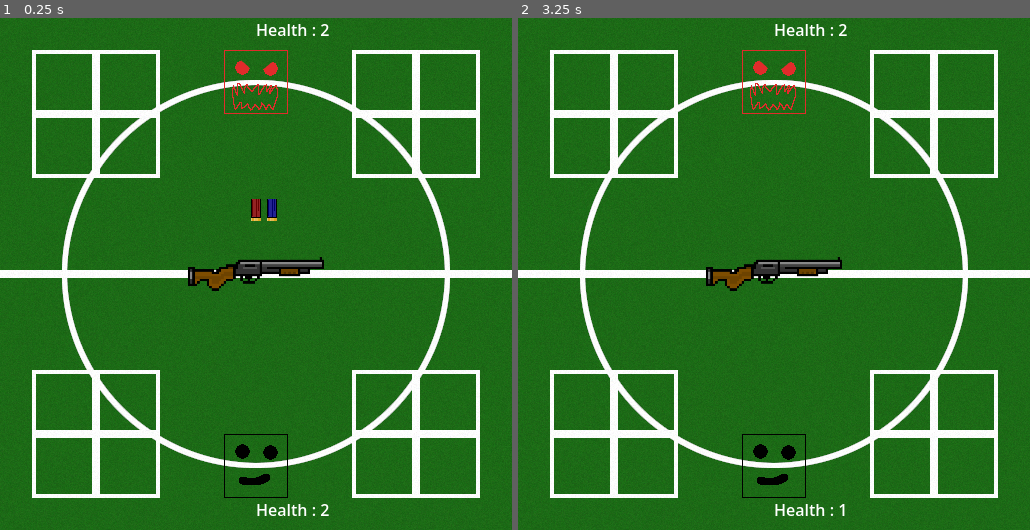
Above: before the commit, frames 1-2 (left to right).
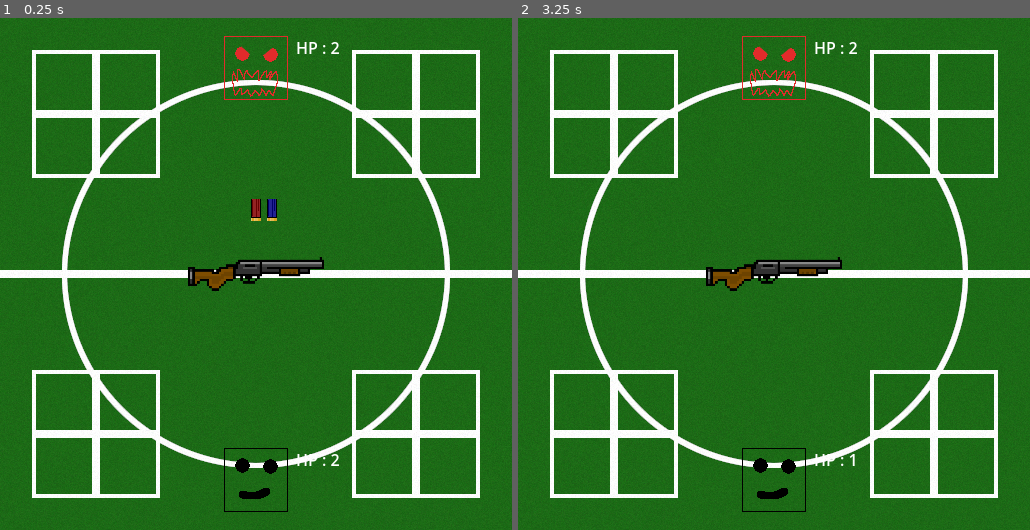
Above: after the commit, the same moments.

Repository: Silvester56/buckshotmiami
Game: Godot game, scene res://scenes/game.tscn
Two runs of this game, one before a commit and one after it. Both use one fixed random seed, a clock stepped at 60 frames per second and the inputs below. This scene is started directly instead of the project's main scene.
Inputs (mouse positions are in pixels of both pictures, inside the frame that each line leads up to):
- Up to frame 1 (0.25 s): no input
- Up to frame 2 (3.25 s): tap Enter at 0.5, 2 s; move the mouse to (774, 79) at 0.52 s; click (774, 79) at 0.67 s; tap Space at 1.25, 2.75 s; move the mouse to (774, 468) at 1.27 s; click (774, 468) at 1.42 s; move the mouse to (825, 161) at 2.02 s; click (825, 161) at 2.17 s; move the mouse to (748, 376) at 2.77 s; click (748, 376) at 2.92 s

The runs differ from the first frame. In frame 1, 1.4% of the frame differs, in the area x 43-67%, y 1-98%; in frame 2, 1.4%.

Commit message:
Factorize player and dealer code with character scene

Diff:
--- /dev/null
+++ b/scenes/character.tscn
@@ -0,0 +1,25 @@
+[gd_scene format=3 uid="uid://djnx21025aqvh"]
+
+[ext_resource type="Texture2D" uid="uid://c6rqfn13lc87v" path="res://assets/characters.png" id="1_agfs1"]
+[ext_resource type="Script" uid="uid://6qa7cywby3kd" path="res://scripts/character.gd" id="2_rkhd4"]
+
+[sub_resource type="RectangleShape2D" id="RectangleShape2D_lrhn5"]
+size = Vector2(64, 64)
+
+[node name="Character" type="Sprite2D" unique_id=1163569552]
+texture = ExtResource("1_agfs1")
+hframes = 2
+vframes = 2
+script = ExtResource("2_rkhd4")
+
+[node name="CharacterArea" type="Area2D" parent="." unique_id=1239910085]
+
+[node name="CharacterCollision" type="CollisionShape2D" parent="CharacterArea" unique_id=2036352067]
+shape = SubResource("RectangleShape2D_lrhn5")
+
+[node name="Health" type="Label" parent="." unique_id=848445676]
+offset_left = 40.0
+offset_top = -32.0
+offset_right = 168.0
+
+[connection signal="input_event" from="CharacterArea" to="." method="_on_character_area_input_event"]
--- a/scenes/game.tscn
+++ b/scenes/game.tscn
@@ -3,44 +3,19 @@
 [ext_resource type="Script" uid="uid://c32ape7e3mj7m" path="res://scripts/game.gd" id="1_uwrxv"]
 [ext_resource type="Texture2D" uid="uid://o165bq440eek" path="res://assets/board.png" id="2_lbhrr"]
 [ext_resource type="PackedScene" uid="uid://hf54ee6dkta3" path="res://scenes/shell.tscn" id="2_p57ef"]
-[ext_resource type="Texture2D" uid="uid://c6rqfn13lc87v" path="res://assets/characters.png" id="2_yqjtg"]
 [ext_resource type="Theme" uid="uid://btfuk8lvwal51" path="res://themes/menu.tres" id="3_lnu2h"]
+[ext_resource type="PackedScene" uid="uid://djnx21025aqvh" path="res://scenes/character.tscn" id="3_u5sy4"]
 [ext_resource type="Texture2D" uid="uid://bv7lhnjthidhe" path="res://assets/shotgun.png" id="4_iywne"]
-
-[sub_resource type="RectangleShape2D" id="RectangleShape2D_kmbhq"]
-size = Vector2(64, 64)
 
 [node name="Game" type="Node2D" unique_id=1685807169]
 script = ExtResource("1_uwrxv")
 Shell = ExtResource("2_p57ef")
+Character = ExtResource("3_u5sy4")
 
-[node name="TextureRect" type="TextureRect" parent="." unique_id=1575029082]
+[node name="Background" type="TextureRect" parent="." unique_id=1575029082]
 offset_right = 512.0
 offset_bottom = 512.0
 texture = ExtResource("2_lbhrr")
-
-[node name="Dealer" type="Sprite2D" parent="." unique_id=284995910]
-position = Vector2(256, 64)
-texture = ExtResource("2_yqjtg")
-hframes = 2
-vframes = 2
-frame = 2
-
-[node name="DealerArea" type="Area2D" parent="Dealer" unique_id=1665950072]
-
-[node name="CollisionShape2D" type="CollisionShape2D" parent="Dealer/DealerArea" unique_id=992491834]
-shape = SubResource("RectangleShape2D_kmbhq")
-
-[node name="Player" type="Sprite2D" parent="." unique_id=1626466857]
-position = Vector2(256, 448)
-texture = ExtResource("2_yqjtg")
-hframes = 2
-vframes = 2
-
-[node name="PlayerArea" type="Area2D" parent="Player" unique_id=1350302255]
-
-[node name="CollisionShape2D" type="CollisionShape2D" parent="Player/PlayerArea" unique_id=1713877533]
-shape = SubResource("RectangleShape2D_kmbhq")
 
 [node name="DisplayedShells" type="Node2D" parent="." unique_id=242926234]
 position = Vector2(256, 192)
@@ -53,17 +28,6 @@
 position = Vector2(256, 256)
 scale = Vector2(0.3, 0.3)
 texture = ExtResource("4_iywne")
-
-[node name="DealerHealth" type="Label" parent="." unique_id=1369694520]
-offset_left = 256.0
-offset_right = 384.0
-offset_bottom = 32.0
-
-[node name="PlayerHealth" type="Label" parent="." unique_id=1298257559]
-offset_left = 256.0
-offset_top = 480.0
-offset_right = 384.0
-offset_bottom = 512.0
 
 [node name="PauseMenu" type="Control" parent="." unique_id=1186123291]
 process_mode = 2
@@ -111,8 +75,6 @@
 theme = ExtResource("3_lnu2h")
 text = "quit"
 
-[connection signal="input_event" from="Dealer/DealerArea" to="." method="_on_dealer_area_input_event"]
-[connection signal="input_event" from="Player/PlayerArea" to="." method="_on_player_area_input_event"]
 [connection signal="timeout" from="DisplayedShellsTimer" to="." method="_on_displayed_shells_timer_timeout"]
 [connection signal="pressed" from="PauseMenu/Continue" to="." method="_on_continue_pressed"]
 [connection signal="pressed" from="PauseMenu/Quit" to="." method="_on_quit_pressed"]
--- /dev/null
+++ b/scripts/character.gd
@@ -0,0 +1,29 @@
+extends Sprite2D
+
+signal character_click
+
+var maxHealth: int
+var health: int
+var isPlayer: bool
+
+func setProperties(isPl, maxHe, posX, posY) -> void:
+	isPlayer = isPl
+	maxHealth = maxHe
+	health = maxHealth
+	position.x = posX
+	position.y = posY
+	$Health.text = str("HP : ", health)
+	if isPlayer:
+		frame = 0
+	else:
+		frame = 2
+
+func changeHealth(delta: int) -> void:
+	health = clampi(health + delta, 0, maxHealth)
+	$Health.text = str("HP : ", health)
+
+func _on_character_area_input_event(viewport: Node, event: InputEvent, shape_idx: int) -> void:
+	if event is InputEventMouseButton \
+	and event.button_index == MouseButton.MOUSE_BUTTON_LEFT \
+	and event.is_pressed():
+		emit_signal("character_click", isPlayer)
--- a/scripts/game.gd
+++ b/scripts/game.gd
@@ -1,11 +1,10 @@
 extends Node2D
 
 @export var Shell: PackedScene
+@export var Character: PackedScene
 
-var maxPlayerHealth = 0
-var maxDealerHealth = 0
-var dealerHealth = 0
-var playerHealth = 0
+var dealer
+var player
 var shells = []
 var roundsConfiguration = [
 	{ "id": 0, "health": 2, "min": 2, "max": 4, "objects": 0 },
@@ -14,15 +13,17 @@
 ]
 var currentRound = 0
 
-# Called when the node enters the scene tree for the first time.
 func _ready() -> void:
 	var roundObject = roundsConfiguration[currentRound]
-	maxPlayerHealth = roundObject.health
-	maxDealerHealth = roundObject.health
-	playerHealth = maxPlayerHealth
-	dealerHealth = maxDealerHealth
-	$DealerHealth.text = str("Health : ", dealerHealth)
-	$PlayerHealth.text = str("Health : ", playerHealth)
+	var distanceFromBorder = 50
+	player = Character.instantiate()
+	player.setProperties(true, roundObject.health, 256, 512 - distanceFromBorder)
+	player.character_click.connect(shoot)
+	dealer = Character.instantiate()
+	dealer.setProperties(false, roundObject.health, 256, distanceFromBorder)
+	dealer.character_click.connect(shoot)
+	$Background.add_sibling(player)
+	$Background.add_sibling(dealer)
 	shells.push_back(ShellType.LIVE)
 	shells.push_back(ShellType.BLANK)
 	for n in randi_range(roundObject.min, roundObject.max) - 2:
@@ -33,7 +34,6 @@
 	displayShells()
 	shells.shuffle()
 
-# Called every frame. 'delta' is the elapsed time since the previous frame.
 func _process(delta: float) -> void:
 	if Input.is_action_just_pressed("pause"):
 		$PauseMenu.show()
@@ -51,15 +51,10 @@
 	if (len(shells) > 0):
 		var current_shell = shells.pop_front()
 		if current_shell == ShellType.LIVE:
-			changeHealth(isPlayer, -1)
-
-func changeHealth(isPlayer: bool, delta: int) -> void:
-	if isPlayer:
-		playerHealth = clampi(playerHealth + delta, 0, maxPlayerHealth)
-	else:
-		dealerHealth = clampi(dealerHealth + delta, 0, maxDealerHealth)
-	$DealerHealth.text = str("Health : ", dealerHealth)
-	$PlayerHealth.text = str("Health : ", playerHealth)
+			if isPlayer:
+				player.changeHealth(-1)
+			else:
+				dealer.changeHealth(-1)
 
 func _on_continue_pressed() -> void:
 	$PauseMenu.hide()
@@ -70,18 +65,6 @@
 	get_tree().paused = false
 	get_tree().change_scene_to_file("res://scenes/main_menu.tscn")
 
-func _on_dealer_area_input_event(viewport: Node, event: InputEvent, shape_idx: int) -> void:
-	if event is InputEventMouseButton \
-	and event.button_index == MouseButton.MOUSE_BUTTON_LEFT \
-	and event.is_pressed():
-		shoot(false)
-
-func _on_player_area_input_event(viewport: Node, event: InputEvent, shape_idx: int) -> void:
-	if event is InputEventMouseButton \
-	and event.button_index == MouseButton.MOUSE_BUTTON_LEFT \
-	and event.is_pressed():
-		shoot(true)
-
 func _on_displayed_shells_timer_timeout() -> void:
 	for n in $DisplayedShells.get_children():
 		n.queue_free()
--- a/scripts/mask_selection.gd
+++ b/scripts/mask_selection.gd
@@ -9,7 +9,6 @@
 	{"id": 3, "label": "Aubrey"},
 ]
 
-# Called when the node enters the scene tree for the first time.
 func _ready() -> void:
 	var newPositionY = 0;
 	for mask in listOfMasks:
Not shown, added: scripts/character.gd.uid
